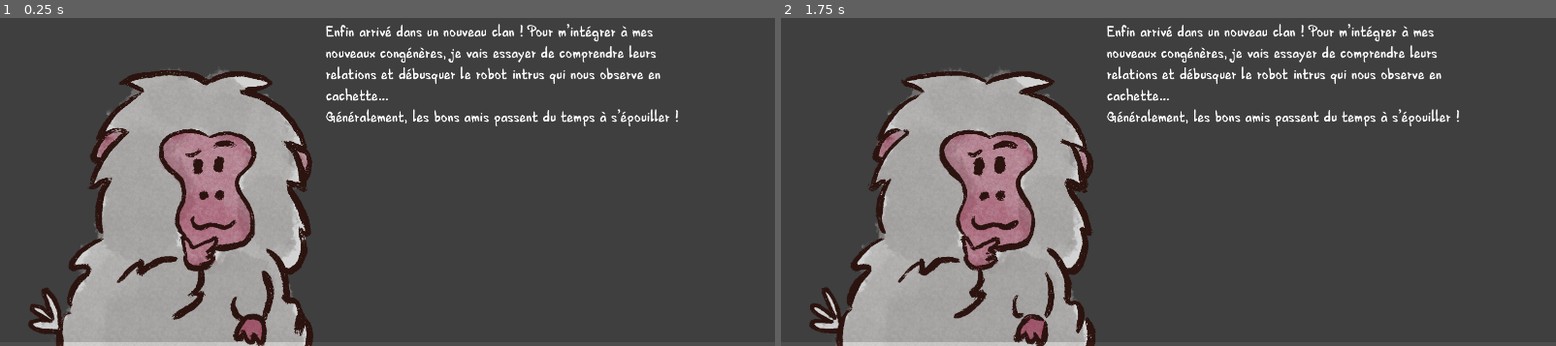
Above: before the commit, frames 1-2 (left to right).
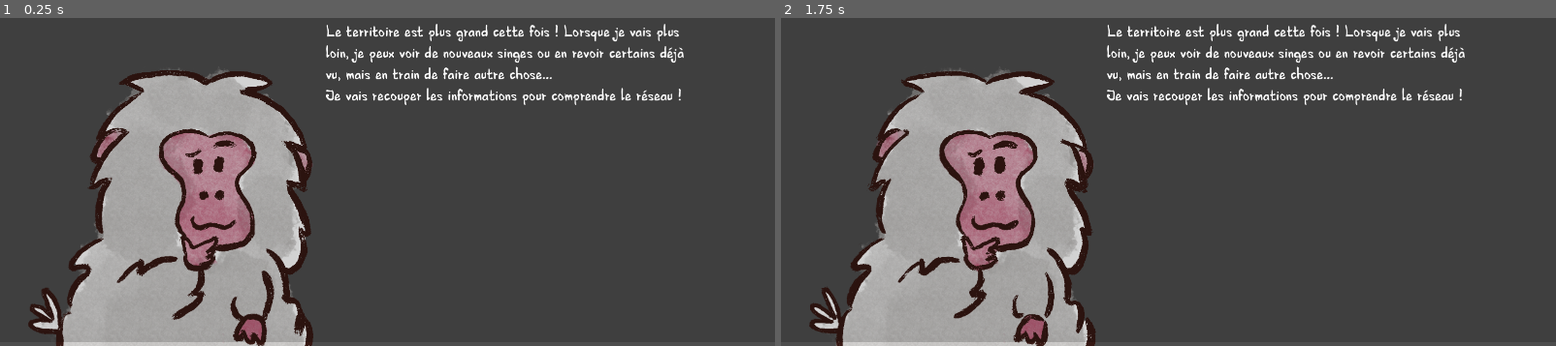
Above: after the commit, the same moments.

Repository: ManonMarchand/scientific-game-jam-25
Game: Godot game, scene res://game/transitions/transition2.tscn
Two runs of this game, one before a commit and one after it. Both use one fixed random seed, a clock stepped at 60 frames per second and the inputs below. This scene is started directly instead of the project's main scene.
Inputs (mouse positions are in pixels of both pictures, inside the frame that each line leads up to):
- Up to frame 1 (0.25 s): no input
- Up to frame 2 (1.75 s): tap Enter at 0.5 s; move the mouse to (1339, 106) at 0.52 s; hold D (move_right) 0.53-1.25 s; tap Space (toggle_panel) at 0.6, 1.25 s; click (1339, 106) at 0.67 s; drag from (1013, 149) to (1129, 214) at 1.27 s

The runs differ from the first frame. In frame 1, 3.3% of the frame differs, in the area x 42-89%, y 1-34%; in frame 2, 3.3%.

Commit message:
last minute fixs

Diff:
--- a/monkey/game/transitions/transition2.tscn
+++ b/monkey/game/transitions/transition2.tscn
@@ -41,6 +41,6 @@
 offset_right = 1724.0
 offset_bottom = 536.0
 theme = SubResource("Theme_o03ch")
-text = "Enfin arrivé dans un nouveau clan ! Pour m’intégrer à mes nouveaux congénères, je vais essayer de comprendre leurs relations et débusquer le robot intrus qui nous observe en cachette…
-Généralement, les bons amis passent du temps à s’épouiller !"
+text = "Le territoire est plus grand cette fois ! Lorsque je vais plus loin, je peux voir de nouveaux singes ou en revoir certains déjà vu, mais en train de faire autre chose…
+Je vais recouper les informations pour comprendre le réseau !"
 autowrap_mode = 2
--- a/monkey/game/transitions/transition3.tscn
+++ b/monkey/game/transitions/transition3.tscn
@@ -41,6 +41,5 @@
 offset_right = 1724.0
 offset_bottom = 536.0
 theme = SubResource("Theme_o03ch")
-text = "Enfin arrivé dans un nouveau clan ! Pour m’intégrer à mes nouveaux congénères, je vais essayer de comprendre leurs relations et débusquer le robot intrus qui nous observe en cachette…
-Généralement, les bons amis passent du temps à s’épouiller !"
+text = "Ici, certains singes partagent un “comportement culturel” ! Quelqu’un a eu un jour l’idée de laver ses patates dans l’eau, et il l’a transmis à un de ses amis. Si je vois des singes partager un même comportement particulier, c’est qu’ils ont un lien !"
 autowrap_mode = 2
--- a/monkey/levels/stage_1.tscn
+++ /dev/null
@@ -1,19 +0,0 @@
-[gd_scene load_steps=4 format=3 uid="uid://cve6h1d75utbv"]
-
-[ext_resource type="Script" path="res://stage/stage.gd" id="1_dvi0e"]
-[ext_resource type="PackedScene" uid="uid://cd8g353hqck3h" path="res://switch-panel/switch_panel.tscn" id="2_o2xyo"]
-[ext_resource type="PackedScene" uid="uid://c4ysry6xndv5u" path="res://player/player.tscn" id="3_wo7lu"]
-
-[node name="Stage2" type="Node2D"]
-script = ExtResource("1_dvi0e")
-
-[node name="SwitchPanel" parent="." instance=ExtResource("2_o2xyo")]
-z_index = 10
-panel_scene = null
-
-[node name="Player" parent="." instance=ExtResource("3_wo7lu")]
-z_index = 1
-position = Vector2(284, 696)
-
-[connection signal="leave_left" from="Player" to="." method="_on_player_leave_left"]
-[connection signal="leave_right" from="Player" to="." method="_on_player_leave_right"]
--- a/monkey/manager/manager.gd
+++ b/monkey/manager/manager.gd
@@ -35,8 +35,9 @@
 	child.queue_free()
 
 func _on_next_level():
+	print(current_level, " ", nb_level)
 	if current_level == nb_level:
-		get_tree().change_scene_to_file(end_path)
+		get_tree().change_scene_to_file("res://game/end.tscn")
 		return
 	clean_manager()
 	current_level += 1
--- a/monkey/manager/manager.tscn
+++ b/monkey/manager/manager.tscn
@@ -4,4 +4,4 @@
 
 [node name="Manager" type="Node2D"]
 script = ExtResource("1_lm1j0")
-nb_level = 3
+nb_level = 1
--- a/monkey/switch-panel/switch_panel.tscn
+++ b/monkey/switch-panel/switch_panel.tscn
@@ -1,14 +1,12 @@
-[gd_scene load_steps=5 format=3 uid="uid://cd8g353hqck3h"]
+[gd_scene load_steps=4 format=3 uid="uid://cd8g353hqck3h"]
 
 [ext_resource type="Script" path="res://switch-panel/switch_panel.gd" id="1_4jndl"]
 [ext_resource type="PackedScene" uid="uid://cqu60r06x6a24" path="res://switch-panel/rope.tscn" id="1_tlpge"]
-[ext_resource type="PackedScene" uid="uid://ccy6k8mprrau1" path="res://panel/diagram_panel.tscn" id="3_xbvfo"]
 
 [sub_resource type="Curve2D" id="Curve2D_gk2py"]
 
 [node name="SwitchPanel" type="Node2D"]
 script = ExtResource("1_4jndl")
-panel_scene = ExtResource("3_xbvfo")
 
 [node name="Path2D" type="Path2D" parent="."]
 curve = SubResource("Curve2D_gk2py")
Not shown, added: monkey/export_presets.cfg
Not shown: 2 places in monkey/levels/level_1/stage_1.tscn that only renumber resources
